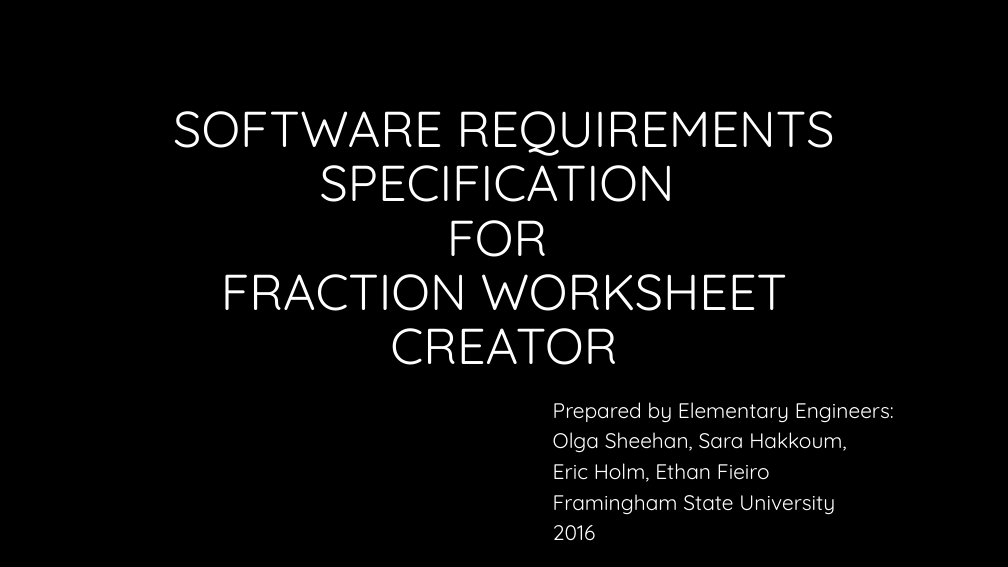
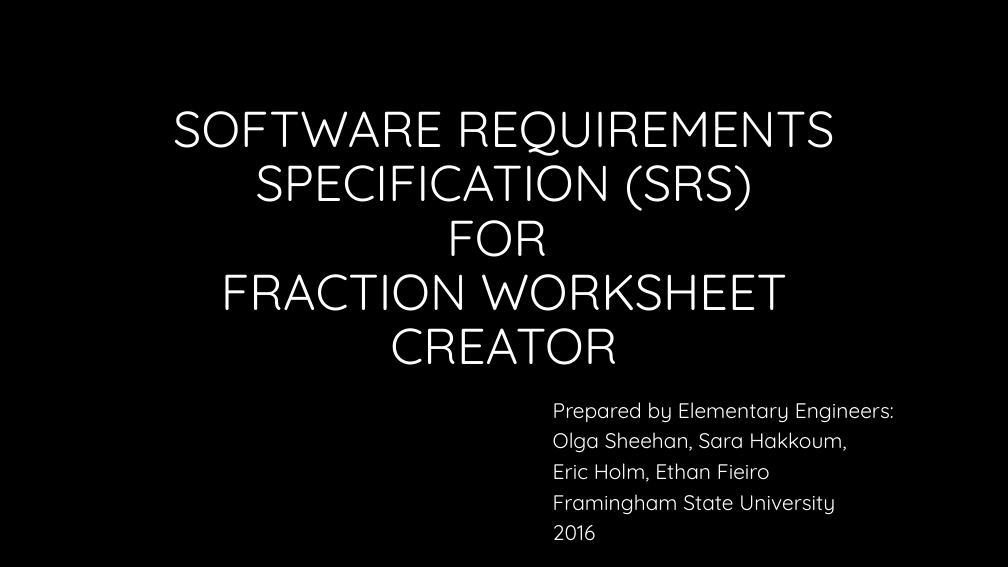
Before and after one commit to sarahakk/fraction-worksheet-creator, a slide deck: slide 1 of Presentation Elementary Engineers .pptx. Drawn at 1008x567 pixels with LibreOffice and Linux fonts; fonts in the diff are those of the drawing; background and template pictures are left out. Boxes give left, top, right and bottom in pixels: in the first picture for what was removed or moved away, otherwise in the second. Text is boxed around its words. In the diff, an @@ line names an element or a change of style, - is before the commit and + after.

```diff
--- a/Presentation Elementary Engineers .pptx
+++ b/Presentation Elementary Engineers .pptx
@@ title at [173, 111, 835, 365]: text changed @@
-SOFTWARE REQUIREMENTS SPECIFICATION
-FOR
-FRACTION WORKSHEET CREATOR
+SOFTWARE REQUIREMENTS SPECIFICATION (SRS)
+FOR
+FRACTION WORKSHEET CREATOR
```
Also in this commit, not shown: 2 other slides changed.
